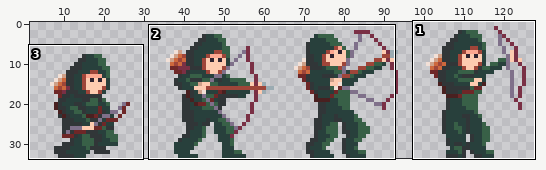
Sprite sheet -- Barricade Defender/Assets/Sprites/Allies/archer_at_tower-Sheet.png. The first picture is a wide view before the edit; the outline marks the close-up.
Close-up. As it was:
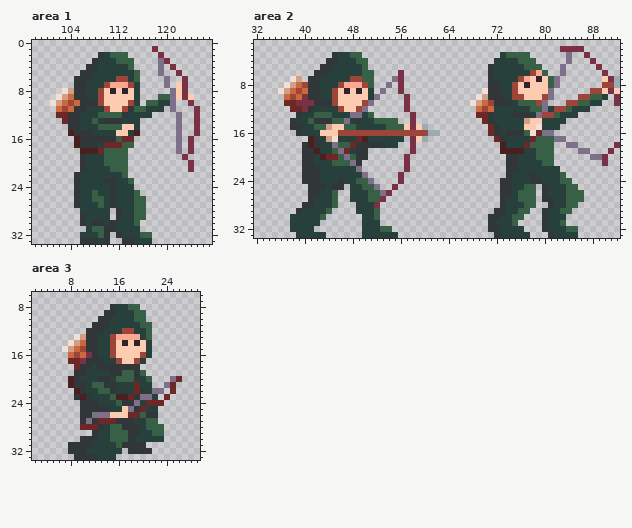
The file is 128x34 pixels. Shown: area 1: x 98..127, y 0..33; area 2: x 32..92, y 1..33; area 3: x 2..29, y 6..33. The wide view leaves out empty margins.
After:
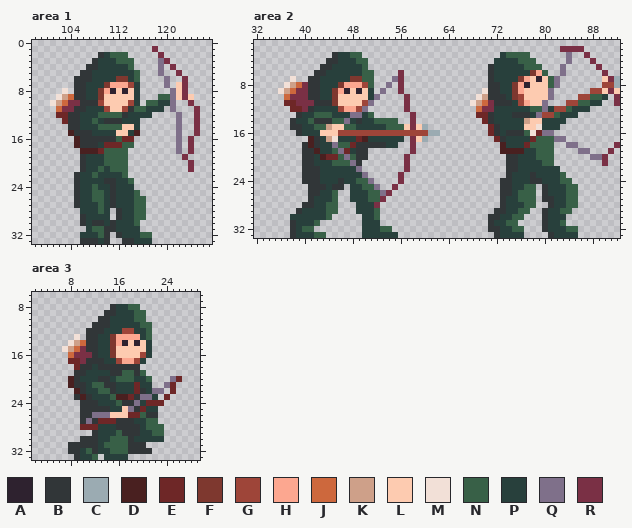
Palette (. is transparent): A #2e222f  B #313638  C #9babb2  D #492020  E #6e2727  F #7e382f  G #9e4539  H #fca790  J #cd683d  K #cea089  L #fdcbb0  M #f2e0d7  N #386047  P #28403c  Q #7f708a  R #7a3045
Difference:
Area 1:
Colour G becomes colour F in row 6 at x 112 to 113; in row 7 at x 110; in rows 8 to 9 at x 109.
Colour L becomes colour H in row 8 at x 110.
Colour P becomes colour N in row 21 at x 109; in row 22 at x 108; in row 24 at x 108; in row 25 at x 109; in row 28 at x 109.
Colour G becomes colour R in row 10 at x 104; in row 11 at x 103.
Colour J becomes colour R in row 10 at x 105; in row 11 at x 104.
Colour K is gone in row 8 at x 104.
Area 2:
The author put colour B in row 33 at x 38.
Colour P becomes colour B in rows 31 to 32 at x 38.
Colour G becomes colour F in row 6 at x 78; in row 7 at x 48 to 49 and 76; in row 8 at x 46 and 75; in rows 9 to 10 at x 45 and 75; in row 11 at x 45.
Colour N becomes colour G in row 11 at x 76.
Colour L becomes colour H in row 8 at x 76; in row 9 at x 46 and 76; in row 12 at x 47 to 48.
Colour N becomes colour H in row 11 at x 77.
Colour G becomes colour L in row 10 at x 80; in row 11 at x 79.
Colour N becomes colour L in row 11 at x 78.
The author put colour N in row 29 at x 45; in row 30 at x 44.
Colour P becomes colour N in row 28 at x 44; in row 31 at x 42 and 74; in row 32 at x 40 to 41 and 75 to 76; in row 33 at x 42 to 43.
Colour N becomes colour P in row 30 at x 43.
Colour G becomes colour R in row 8 at x 40; in row 9 at x 39; in row 10 at x 38; in row 11 at x 71; in row 12 at x 70.
Colour J becomes colour R in row 9 at x 40; in row 10 at x 39; in row 12 at x 71.
Colour K is gone in row 7 at x 39.
Colour N is gone in rows 26 to 27 at x 86.
Colour P is gone in row 33 at x 77.
Area 3:
Colour N becomes colour B in row 28 at x 16; in row 29 at x 17.
Colour P becomes colour B in rows 31 to 32 at x 12.
Colour G becomes colour F in rows 13 to 16 at x 15.
Colour L becomes colour H in row 14 at x 16; in row 17 at x 17 to 18.
The author put colour N in row 32 at x 17.
Colour B becomes colour N in row 31 at x 17; in row 33 at x 12.
Colour P becomes colour N in row 31 at x 14 to 15; in row 32 at x 11 and 15 to 16.
The author put colour P in row 33 at x 16 to 17.
Colour B becomes colour P in row 28 at x 13; in row 32 at x 10; in row 33 at x 10 to 11.
Colour N becomes colour P in rows 28 to 29 at x 15.
Colour G becomes colour R in row 15 at x 10; in row 16 at x 9.
Colour J becomes colour R in row 16 at x 10.
Colour K is gone in row 13 at x 10.
Colour P is gone in row 33 at x 13.
